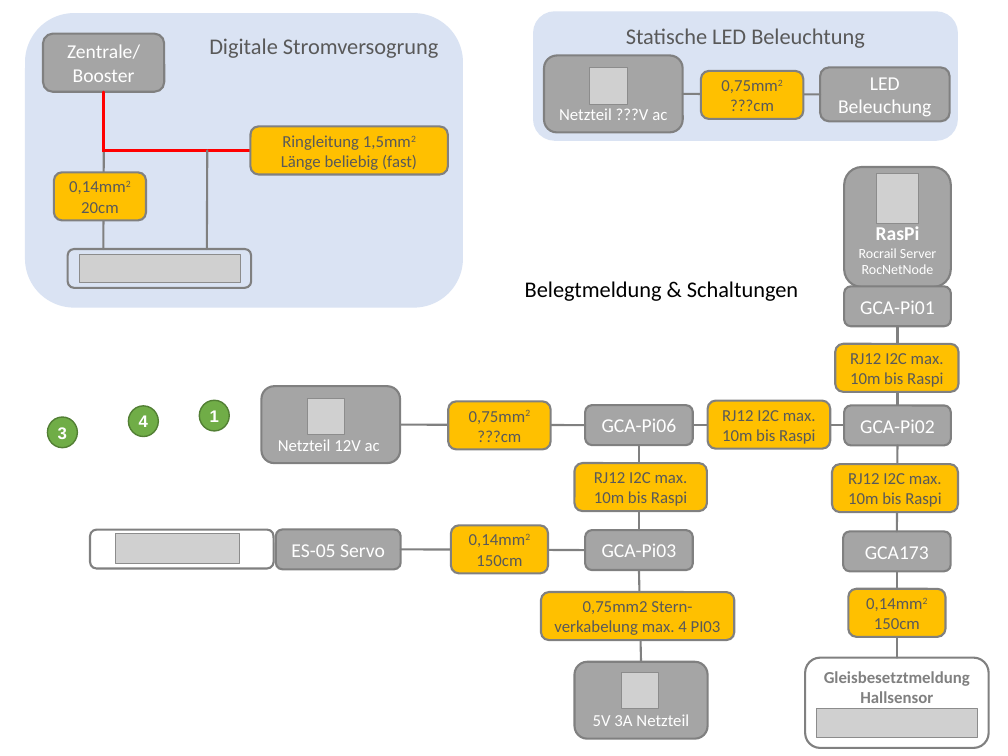
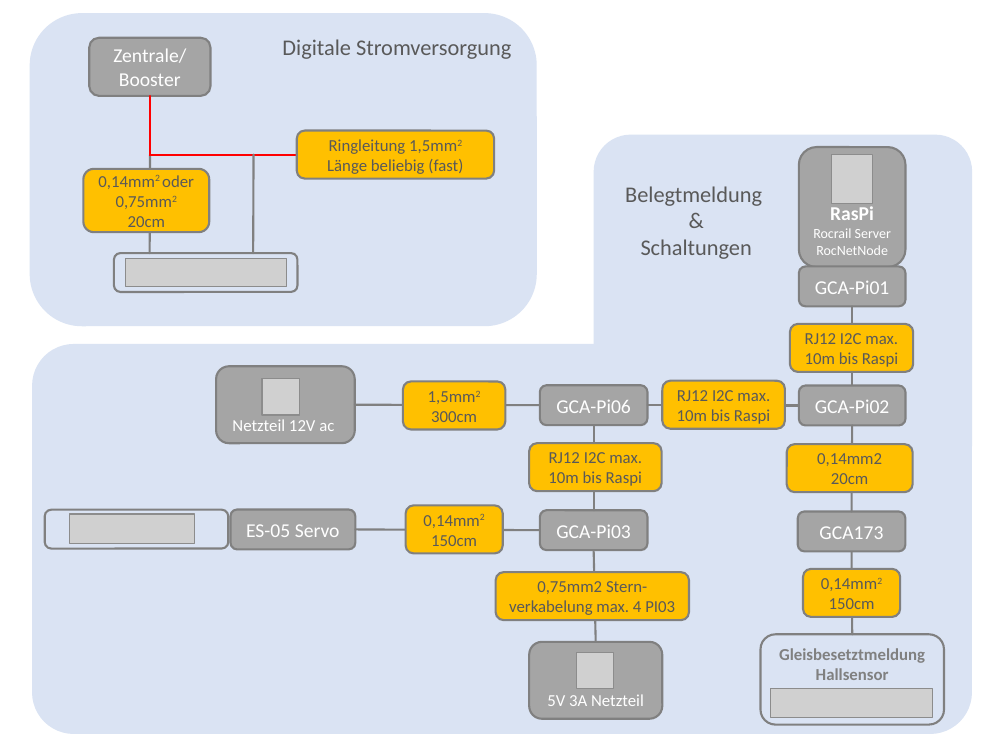
Before and after one commit to rogerknop/mkdocs_moba, a slide deck: slide 1 of oriDocs/Verkabelung.pptx. Drawn at 1008x756 pixels with LibreOffice and Linux fonts; fonts in the diff are those of the drawing; grey boxes stand for pictures. Boxes give left, top, right and bottom in pixels: in the first picture for what was removed or moved away, otherwise in the second. Text is boxed around its words. In the diff, an @@ line names an element or a change of style, - is before the commit and + after.

```diff
--- a/oriDocs/Verkabelung.pptx
+++ b/oriDocs/Verkabelung.pptx
@@ rounded rectangle "Digitale Stromversorgung" resized from (x1=25, y1=13, x2=463, y2=307) to (x1=29, y1=13, x2=536, y2=327) @@
@@ rounded rectangle removed at (x1=533, y1=11, x2=958, y2=140) @@
-Statische LED Beleuchtung
@@ text in rounded rectangle at (x1=282, y1=39, x2=511, y2=59): text changed @@
-Digitale Stromversogrung
+Digitale Stromversorgung
@@ rounded rectangle removed at (x1=544, y1=55, x2=683, y2=132) @@
-Netzteil ???V ac
@@ picture removed at (x1=590, y1=68, x2=627, y2=104) @@
@@ rounded rectangle removed at (x1=701, y1=71, x2=803, y2=119) @@
-0,75mm2
-???cm
@@ rounded rectangle removed at (x1=821, y1=68, x2=951, y2=122) @@
-LED Beleuchung
@@ line removed from (821, 95) to (682, 94) @@
@@ rounded rectangle added at (x1=594, y1=135, x2=973, y2=481), fill #DAE3F3 @@
@@ rounded rectangle "0,14mm2 oder 0,75mm2" resized from (x1=54, y1=172, x2=146, y2=221) to (x1=84, y1=168, x2=210, y2=232) @@
@@ text in rounded rectangle at (x1=98, y1=175, x2=194, y2=209): text changed @@
-0,14mm2
+0,14mm2 oder 0,75mm2
@@ 3 rounded rectangles, 2 lines, 1 picture, 1 elbow line moved together from (x1=43, y1=33, x2=449, y2=288) to (x1=90, y1=38, x2=494, y2=292) @@
@@ text at (x1=625, y1=186, x2=762, y2=259): text changed; text colour #000000 to #595959 @@
-Belegtmeldung & Schaltungen
+Belegtmeldung
+&
+Schaltungen
@@ rounded rectangle added at (x1=32, y1=344, x2=972, y2=734), fill #DAE3F3 @@
@@ rounded rectangle added at (x1=403, y1=381, x2=506, y2=429), fill #FFC000, outline #808080 1.5 pt, 12 pt, text #595959 @@
+1,5mm2
+300cm
@@ ellipse removed at (x1=47, y1=417, x2=78, y2=448) @@
-3
@@ ellipse removed at (x1=128, y1=406, x2=158, y2=436) @@
-4
@@ ellipse removed at (x1=200, y1=400, x2=230, y2=430) @@
-1
@@ rounded rectangle removed at (x1=449, y1=401, x2=551, y2=450) @@
-0,75mm2
-???cm
@@ rounded rectangle added at (x1=786, y1=445, x2=912, y2=493), fill #FFC000, outline #808080 1.5 pt, 12 pt, text #595959 @@
+0,14mm2
+20cm
@@ rounded rectangle removed at (x1=832, y1=464, x2=958, y2=512) @@
-RJ12 I2C max. 10m bis Raspi
@@ 16 rounded rectangles, 7 lines, 5 pictures, 1 elbow line moved together from (x1=90, y1=167, x2=978, y2=739) to (x1=44, y1=147, x2=932, y2=719) @@
@@ rounded rectangle "Gleisbesetztmeldung" moved from (x1=805, y1=657, x2=989, y2=748) to (x1=760, y1=634, x2=943, y2=725) @@
```
Also in this commit, not shown: 4 other files.
